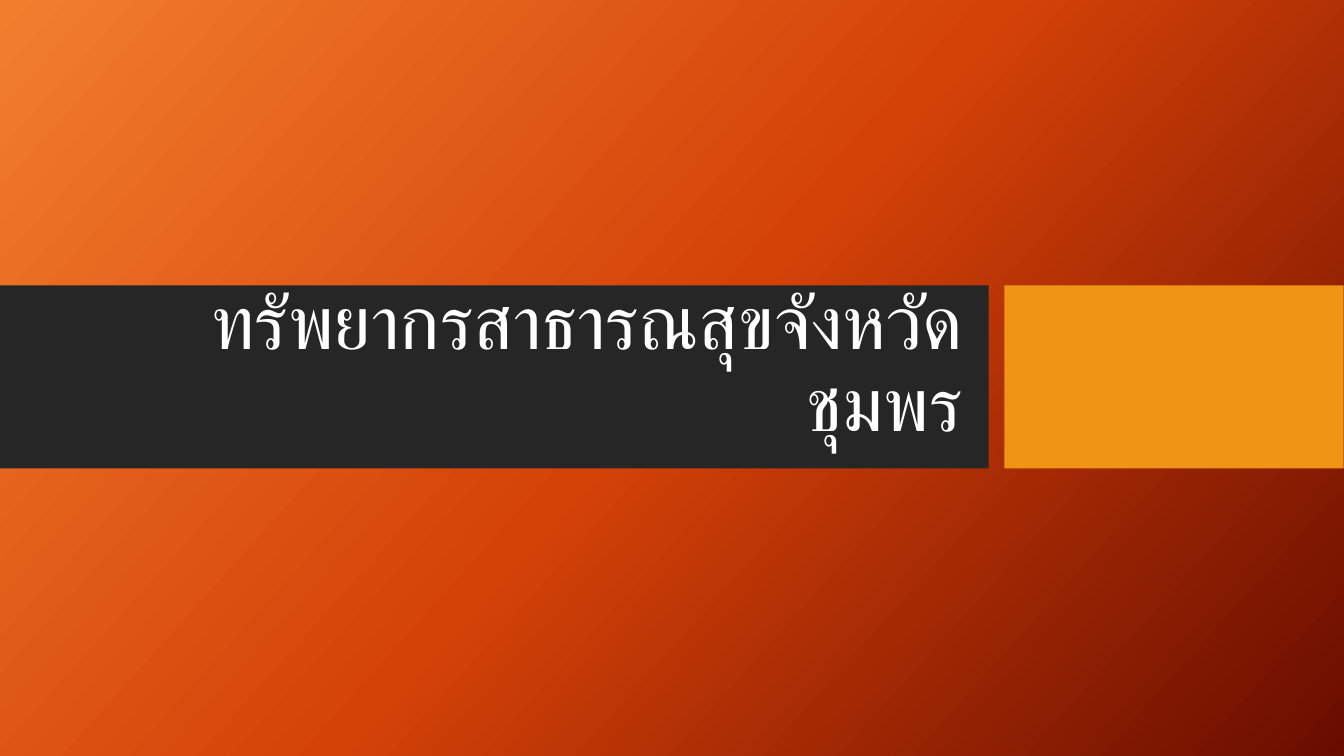
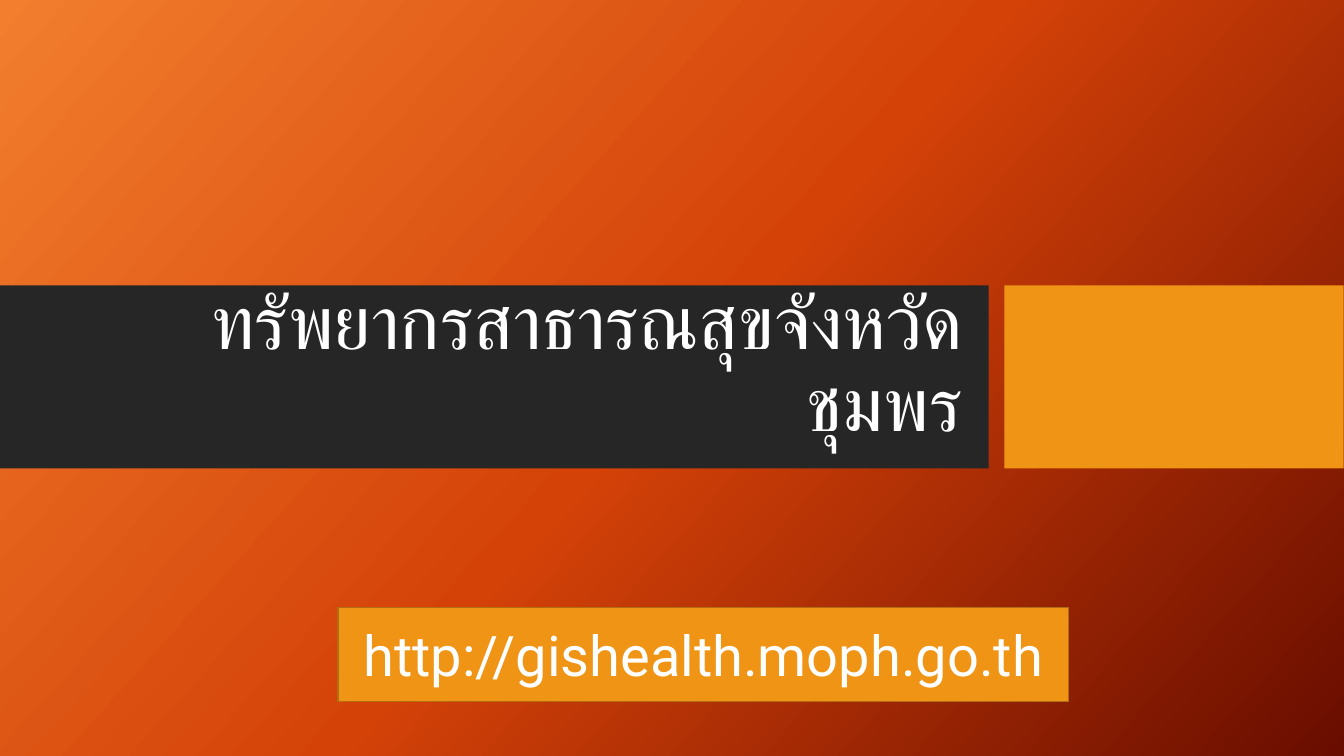
Before and after one commit to joblackpoc/Jobs_SSJ, a slide deck: slide 1 of gishealth.pptx. Drawn at 1344x756 pixels with LibreOffice and Linux fonts; fonts in the diff are those of the drawing; background and template pictures are left out. Boxes give left, top, right and bottom in pixels: in the first picture for what was removed or moved away, otherwise in the second. Text is boxed around its words. In the diff, an @@ line names an element or a change of style, - is before the commit and + after.

```diff
--- a/gishealth.pptx
+++ b/gishealth.pptx
@@ rectangle added at [338, 608, 1069, 702], fill #F09415, outline #B26D10 1 pt, 40 pt, text #FFFFFF @@
+http://gishealth.moph.go.th
```
Also in this commit, not shown: 2 other slides changed, 1 other file.
